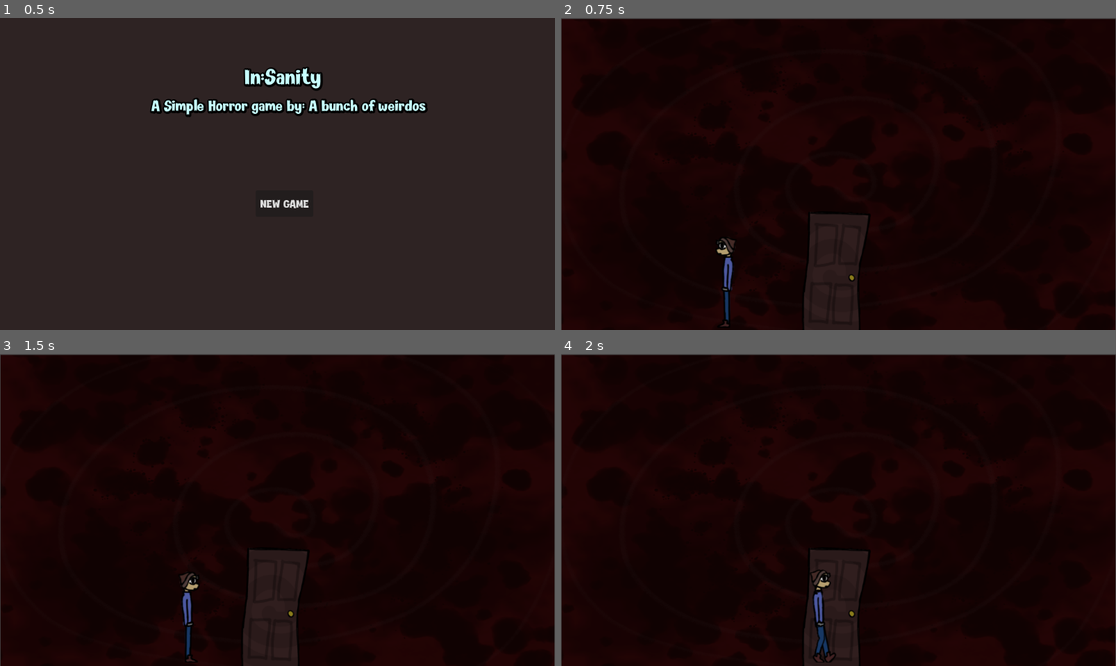
Above: before the commit, frames 1-4 (two rows, left to right).
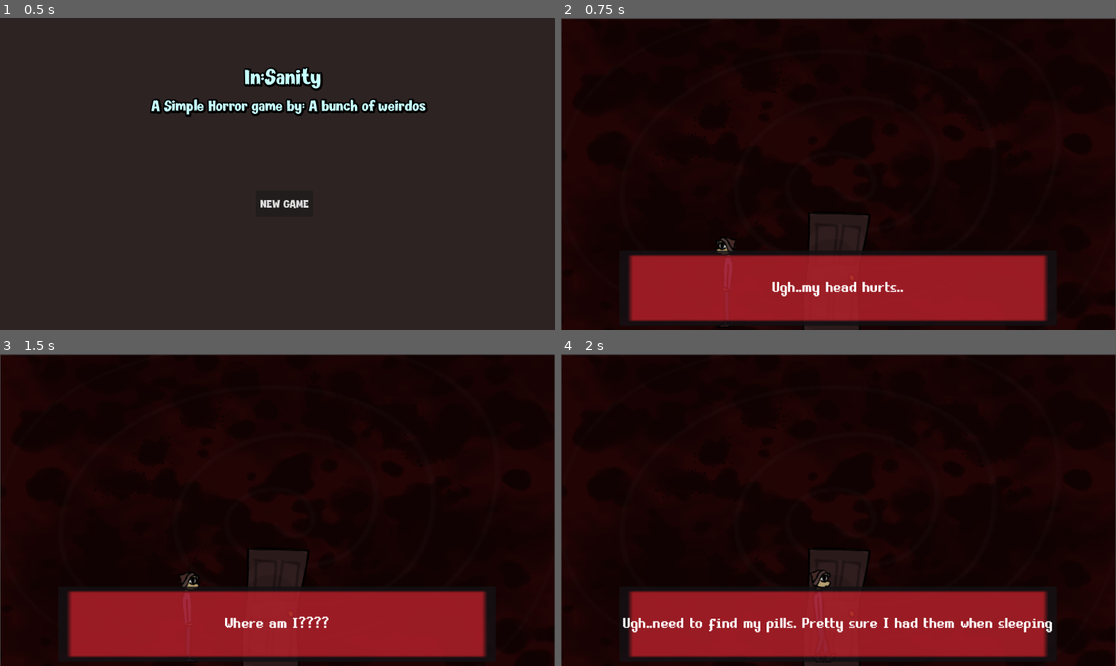
Above: after the commit, the same moments.

Repository: Pyshrub/horror
Game: Godot game, scene res://levels/Start.tscn
Two runs of this game, one before a commit and one after it. Both use one fixed random seed, a clock stepped at 60 frames per second and the inputs below.
Inputs:
- Up to frame 1 (0.5 s): no input
- Up to frame 2 (0.75 s): click "NEW GAME" at 0.5 s
- Up to frame 3 (1.5 s): tap Enter (ui_accept) at 1.25 s; hold D (right) from 1.28 s (still down); tap P (Pills) at 1.35 s
- Up to frame 4 (2 s): keep holding D (right); tap Enter (ui_accept) at 1.52 s

Frame 1 is identical in both runs. In frame 2, 16% of the frame differs, in the area x 12-88%, y 74-99%; in frame 3, 16%; in frame 4, 16%, in the area x 11-89%, y 74-99%.

Commit message:
Dialogue Update

Diff:
--- a/levels/level_1.tscn
+++ b/levels/level_1.tscn
@@ -16,6 +16,7 @@
 [ext_resource type="AudioStream" uid="uid://eh6bj13fal7m" path="res://Assets/whisper3.wav" id="14_4c1hh"]
 [ext_resource type="AudioStream" uid="uid://bdh6mikexjnsu" path="res://Assets/whisper4.wav" id="15_a7njo"]
 [ext_resource type="AudioStream" uid="uid://bx23i30u1qnj4" path="res://Assets/whisper sp1.wav" id="16_jjbws"]
+[ext_resource type="PackedScene" uid="uid://8y6ayy4h0n7y" path="res://Dialogues/Dialogue1.tscn" id="17_irw08"]
 
 [sub_resource type="RectangleShape2D" id="RectangleShape2D_1j48q"]
 size = Vector2(444, 831)
@@ -148,6 +149,12 @@
 stream = SubResource("AudioStreamRandomizer_sata7")
 panning_strength = 1.85
 
+[node name="Control" parent="." instance=ExtResource("17_irw08")]
+offset_left = 575.0
+offset_top = 654.0
+offset_right = 575.0
+offset_bottom = 654.0
+
 [connection signal="body_entered" from="Interact_Container/Bed" to="." method="_on_bed_body_entered"]
 [connection signal="body_exited" from="Interact_Container/Bed" to="." method="_on_bed_body_exited"]
 [connection signal="body_entered" from="Interact_Container/Flash_box" to="." method="_on_flash_box_body_entered"]
Not shown, added: Assets/BedSprite.png.import
Not shown: 1 places in levels/level_1.tscn that only renumber resources
